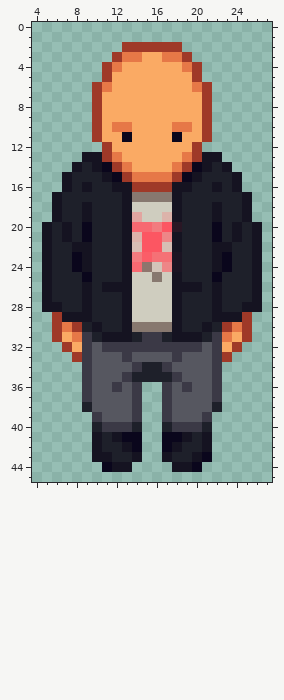
Pixel-art sprite -- graphics/inimigos/inimigo.png. The picture above was drawn from the file before the commit.
The file is 32x50 pixels. Colours within 5 levels of each other are drawn and written as one. Shown: x 4..27, y 0..45.
Once edited:
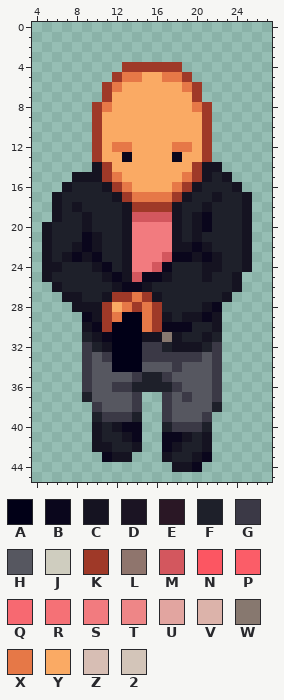
Palette (. is transparent): A #010017  B #0a061c  C #151321  D #1b1423  E #2a1725  F #1e202a  G #3b3946  H #565760  J #cfcdbf  K #9f3928  L #8f756d  M #d3575e  N #fc5662  P #fb5d68  Q #f76971  R #f57176  S #f27b7f  T #ee8687  U #e2a5a0  V #dcb3aa  W #87786f  X #e67847  Y #faaa64  Z #d7beb4  2 #d3c5b9
Change:
Changed rows in their new state; - is an unchanged pixel.
first column x 5:
 2 --------......--------
 3 -------........-------
 4 ------..KKKKKK..------
 5 ------.KXX--XXK.------
 6 -----.KX------XK.-----
 7 -----.K--------K.-----
 8 ------X--------X------
10 -------YY----YY-------
11 --------Y----Y--------
12 -----KYXX----XXYK-----
13 ----.KYYB----BYYK.----
14 ---..-KYY----YYK-C.---
15 --.CCCKXYYYYYYXKC-C.--
16 ----F-CKXYYYYXKC-F----
17 -------CKXXXXKC--C----
18 ---CF----KKKK---CF----
19 ---------MMMM--CBF----
20 --F-C----SS-SC-CBF-FC.
21 --F--C---SSSS--C-F-FC.
22 ----BC---SSSS-CBCFF-C.
23 --C--B----SSMBBCB-F-C.
24 -C-FFCB--SSMBF--C-F-C.
25 ----F-CB-MBBCF--CF-C..
26 .C--F-F-BBCFFFFF-F-C..
27 ..CCF-CKKXKCFF---FC...
28 ...C-CKYXKXKFF--CB....
29 -...BCKXAAXKCFCCB-...-
30 -...CBKAAAXKBBB-FC...-
31 -...FCBAAACCW-FFCF...-
32 --..-FCAAA--FCCCF-..--
33 ---.--GAAAGGG-GG--.---
34 -------AAAHHHG--------
35 --------HG--GH--------
36 --------GFFFFGH-------
37 ----F---------G-------
38 ----.G----------------
39 -----FGGGF------------
40 -----CFCBB------------
41 -------FC-------------
42 ------C-FC------------
43 -----.BCC.------------
44 ------...-------------
Where, in picture pixels (left, top, right, bottom), the same in both pictures:
changed: (42, 42, 262, 472)
